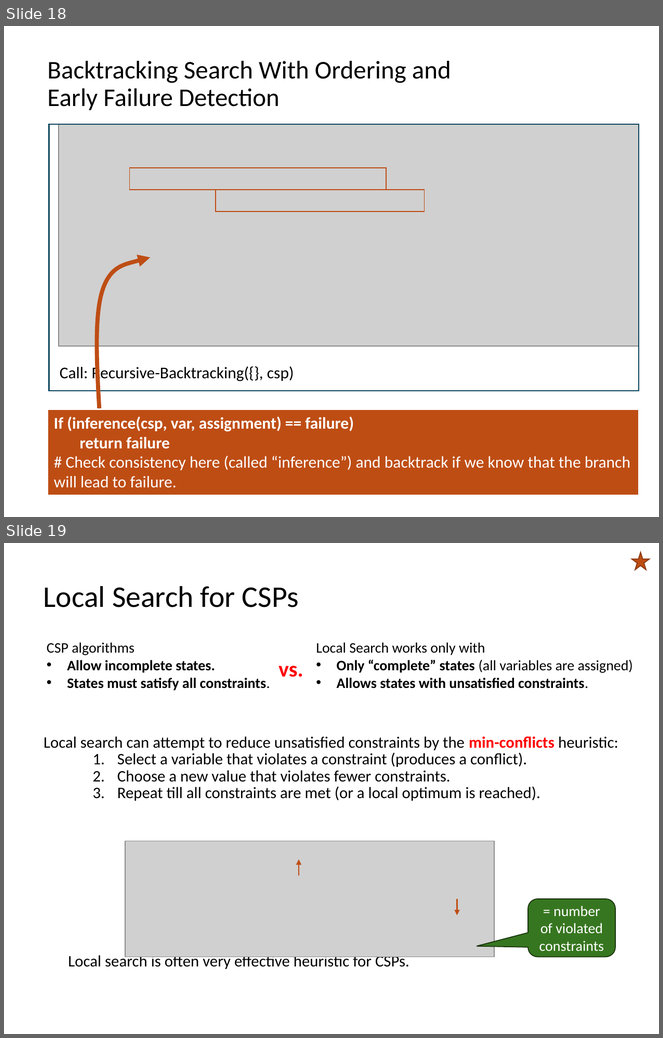
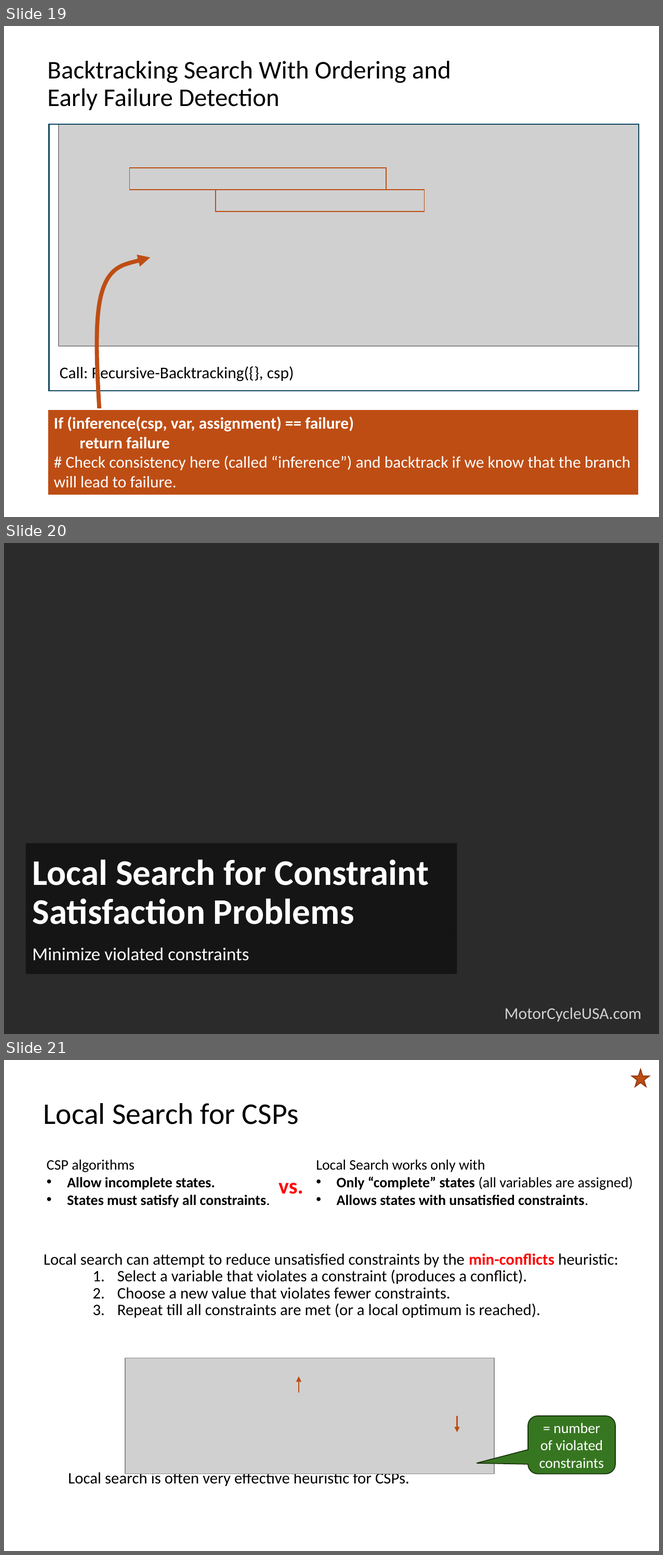
Before and after one commit to mhahsler/CS7320-AI, a slide deck: slides/06_CSP.pptx. Shown one above the other, each under a label of ours: slides 18 and 19 before the commit, slides 19, 20 and 21 after it. The pictures are 663x1038 and 663x1555 pixels, drawn with LibreOffice and Linux fonts; fonts in the diff are those of the drawing; grey boxes stand for pictures; background and template pictures are left out; a plain dark background stands for a picture behind light text. Boxes give left, top, right and bottom in pixels: in the first picture for what was removed or moved away, otherwise in the second. Text is boxed around its words. In the diff, an @@ line names an element or a change of style, - is before the commit and + after.

```diff
--- a/slides/06_CSP.pptx
+++ b/slides/06_CSP.pptx
@@ slide 20 added at box(4, 543, 659, 1034), background picture (left out) @@
@@ title added at box(26, 843, 457, 936), fill #000000 at 50% opacity, 39.6 pt, text #FFFFFF, bold @@
+Local Search for Constraint Satisfaction Problems
@@ text added at box(26, 936, 457, 974), fill #000000 at 50% opacity, 20 pt, text #FFFFFF @@
+Minimize violated constraints
@@ text added at box(505, 1008, 642, 1022), 18 pt, text #D1D1D1 @@
+MotorCycleUSA.com
@@ what was slide 18 is now slide 19 @@
@@ what was slide 19 is now slide 21 @@
```
Also in this commit, not shown: 1 other slide added, 6 other files.
